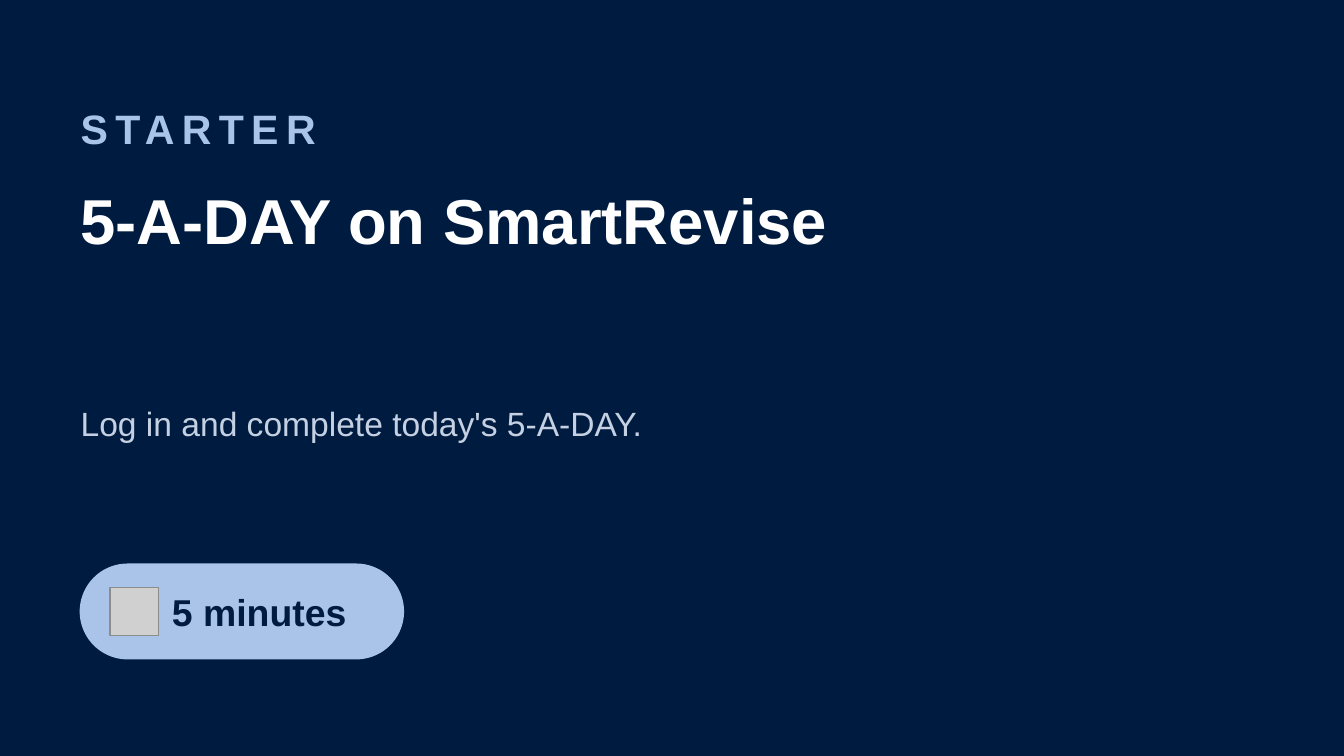
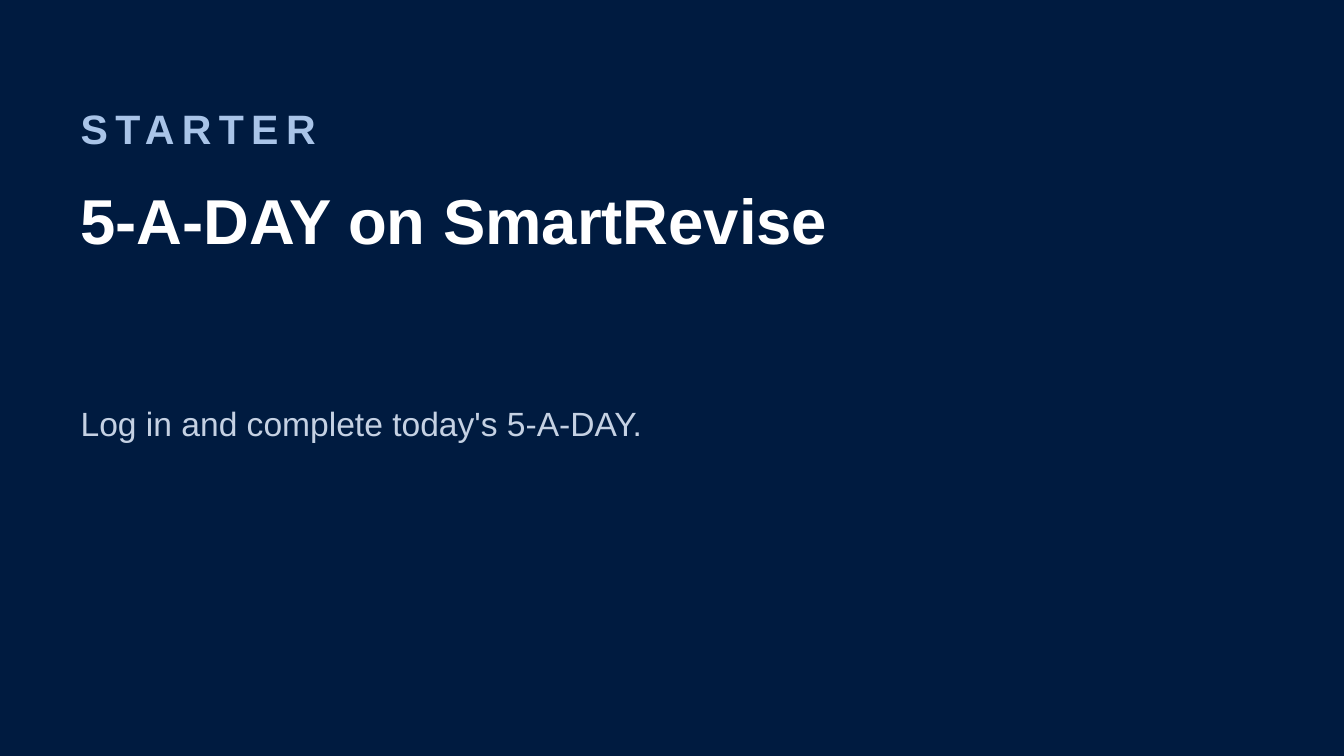
Before and after one commit to Dr-Hughes/Teaching-Materials, a slide deck: slide 1 of computer-science/a-level/y12-networks-l3-build-the-network/y12-networks-l3-build-the-network.pptx. Drawn at 1344x756 pixels with LibreOffice and Linux fonts; fonts in the diff are those of the drawing; grey boxes stand for pictures. Boxes give left, top, right and bottom in pixels: in the first picture for what was removed or moved away, otherwise in the second. Text is boxed around its words. In the diff, an @@ line names an element or a change of style, - is before the commit and + after.

```diff
--- a/computer-science/a-level/y12-networks-l3-build-the-network/y12-networks-l3-build-the-network.pptx
+++ b/computer-science/a-level/y12-networks-l3-build-the-network/y12-networks-l3-build-the-network.pptx
@@ rounded rectangle removed at (81,564,403,659) @@
@@ picture removed at (110,587,159,636) @@
@@ text removed at (172,599,346,627) @@
-5 minutes
```
Also in this commit, not shown: 18 other slides changed, 1 slide added, 3 slides removed, 41 other files.
